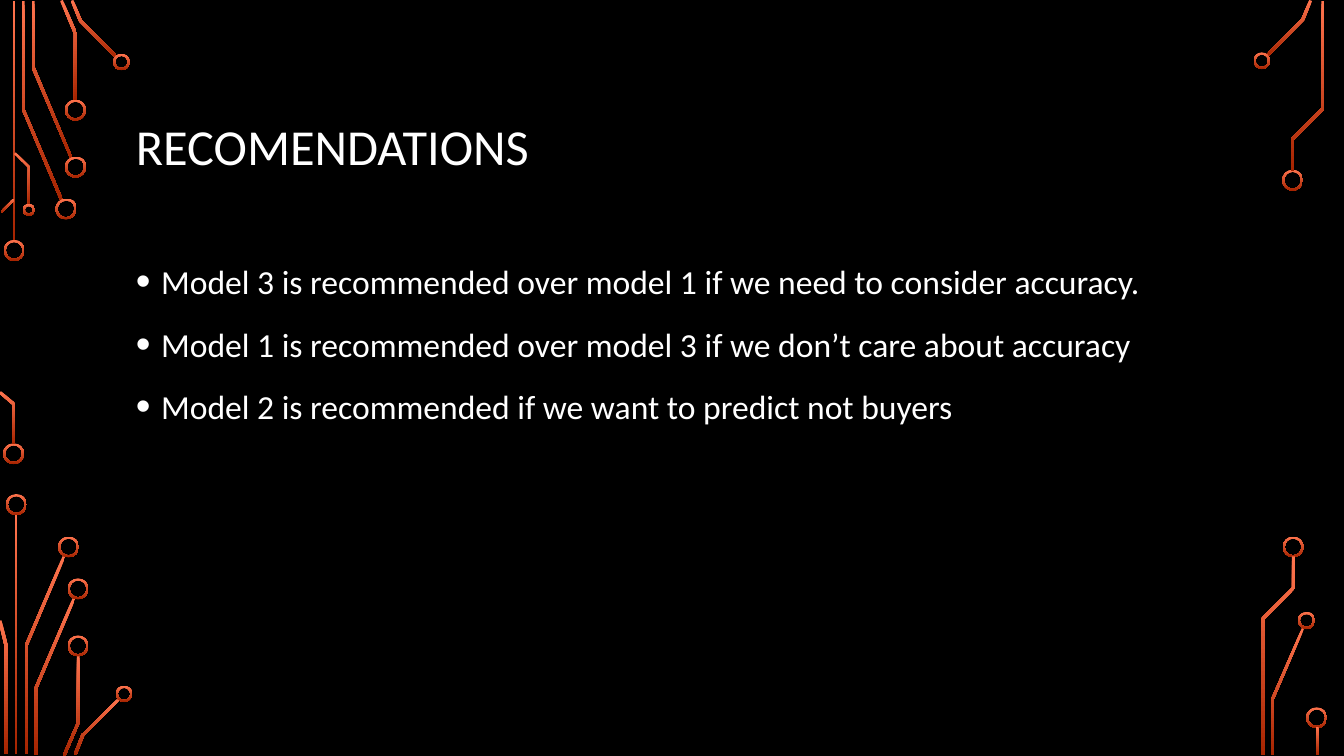
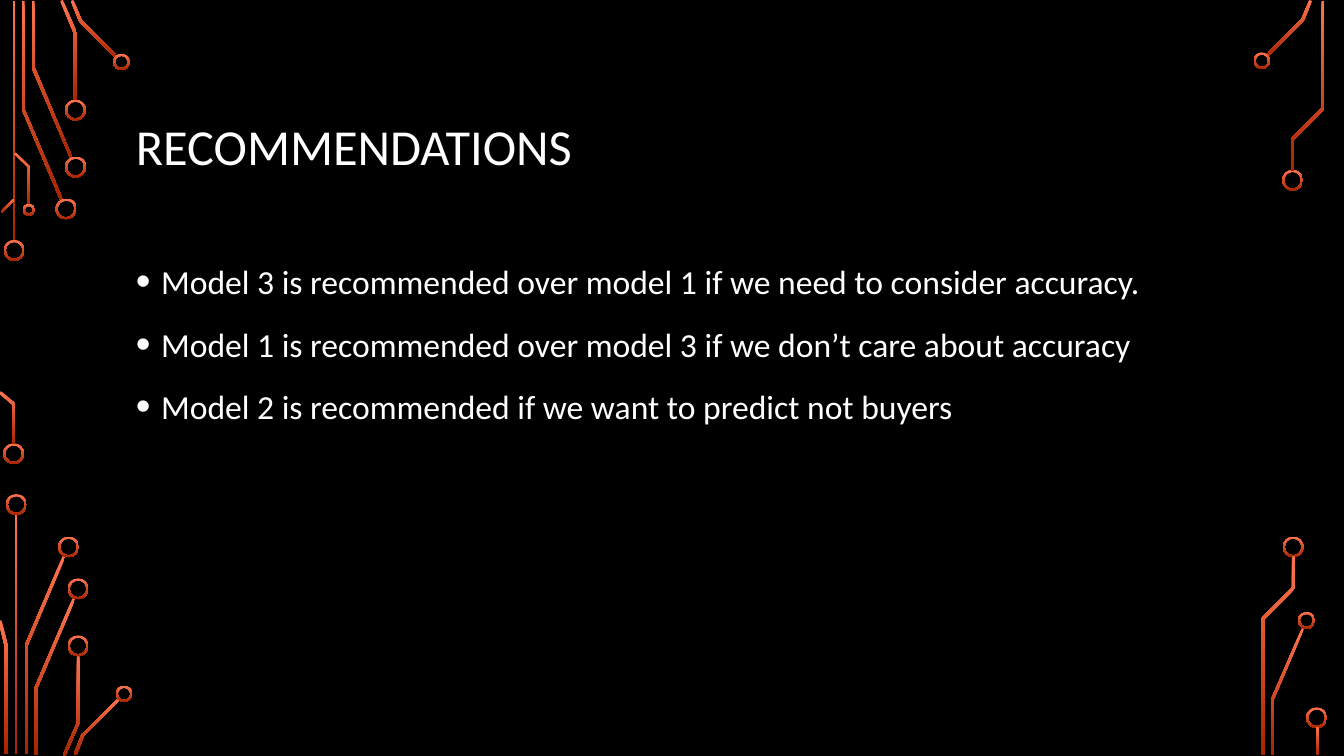
Before and after one commit to karimkhamwani/data-mining, a slide deck: slide 12 of Caravan.pptx (slide 11 before the commit). Drawn at 1344x756 pixels with LibreOffice and Linux fonts; fonts in the diff are those of the drawing; background and template pictures are left out. Boxes give left, top, right and bottom in pixels: in the first picture for what was removed or moved away, otherwise in the second. Text is boxed around its words. In the diff, an @@ line names an element or a change of style, - is before the commit and + after.

```diff
--- a/Caravan.pptx
+++ b/Caravan.pptx
@@ title at [136,132,572,166]: text changed @@
-RECOMENDATIONS
+RECOMMENDATIONS
```
Also in this commit, not shown: 1 other slide changed, 1 slide added, 2 other files.
